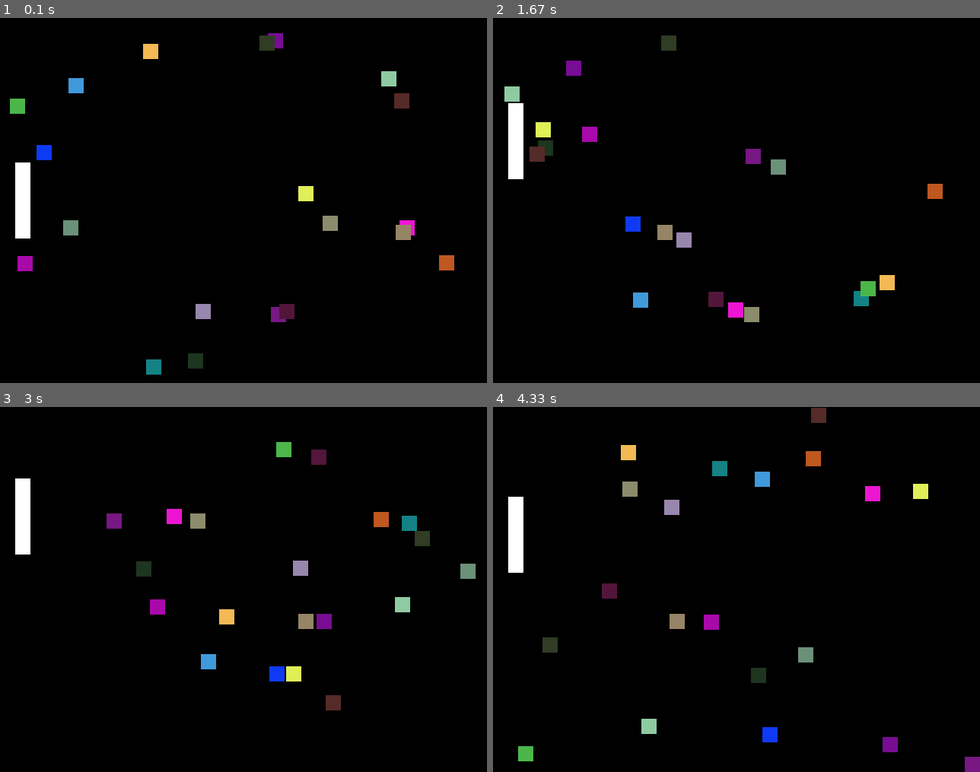
Above: before the commit, frames 1-4 (two rows, left to right).
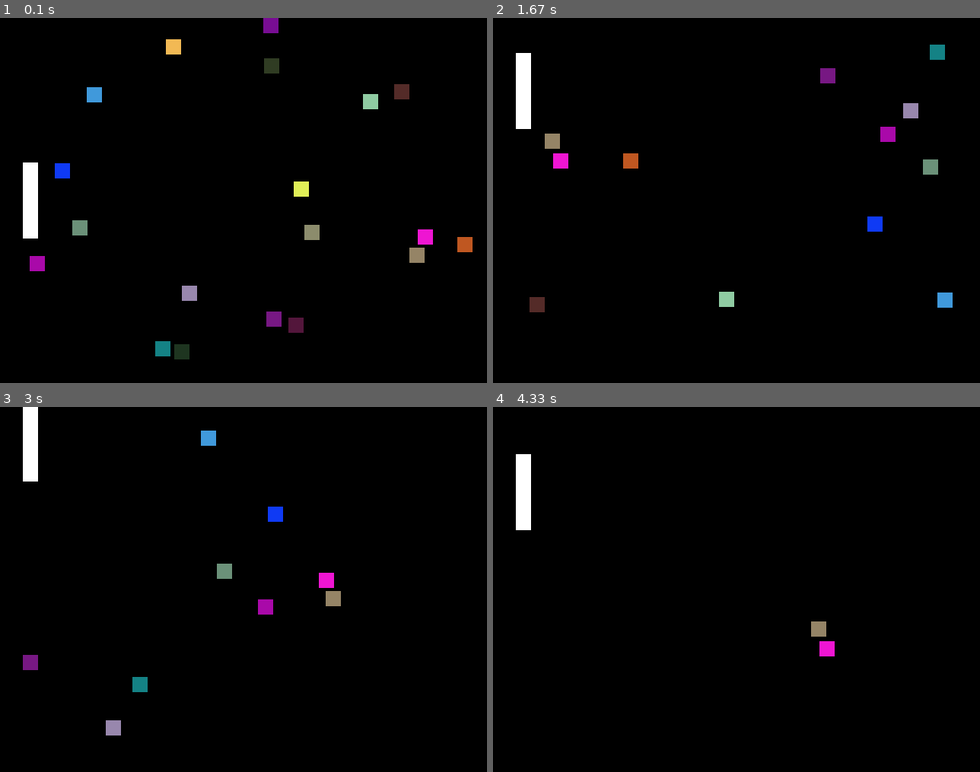
Above: after the commit, the same moments.

Repository: JackFurby/PingAI
Game: pygame game, started from simplepygame.py
Two runs of this game, one before a commit and one after it. Both use one fixed random seed, a clock stepped at 60 frames per second and the inputs below.
Inputs:
- Up to frame 1 (0.1 s): no input
- Up to frame 2 (1.67 s): hold Up 0.33-0.8 s; hold Down 0.83-1.13 s; hold Up 1.17-1.53 s; hold Down from 1.57 s (still down)
- Up to frame 3 (3 s): release Down at 1.93 s; hold Up 1.97-2.27 s; hold Down 2.3-2.6 s; hold Up from 2.63 s (still down)
- Up to frame 4 (4.33 s): release Up at 3 s; hold Down 3.03-3.4 s; hold Up 3.43-3.73 s; hold Down 3.77-4.07 s; hold Up from 4.1 s (still down)

The runs differ from the first frame. In frame 1, 5.0% of the frame differs, in the area x 2-98%, y 0-98%; in frame 2, 5.0%, in the area x 2-95%, y 4-84%; in frame 3, 5.0%; in frame 4, 3.9%.

Commit message:
gamification

Diff:
--- a/simplepygame.py
+++ b/simplepygame.py
@@ -16,20 +16,20 @@
 	ball = {
 		"x": random.randrange(0, WIDTH),
 		"y": random.randrange(0, HEIGHT),
-		"xvel": random.randrange(-10, 10),
-		"yvel": random.randrange(-10, 10),
+		"xvel": 10 * (random.randrange(0, 2)-0.5),
+		"yvel": 10 * (random.randrange(0, 2)-0.5),
 		"r": 10,
 		"color": (random.randrange(0, 0xFF), random.randrange(0, 0xFF), random.randrange(0, 0xFF))
 	}
 	balls.append(ball)
 
 bat = {
-	"x": 30,
+	"x": 40,
 	"y": HEIGHT/2,
 	"width": 10, # actually, half the width and height
 	"height": 50,
 	"color": white,
-	"speed": 3
+	"speed": 8
 }
 
 def update():
@@ -39,6 +39,7 @@
 	if keys[K_UP] and bat["y"] > bat["height"]:
 		bat["y"] -= bat["speed"]
 
+	deleted  = []
 	for ball in balls:
 		ball["x"] += ball["xvel"]
 		ball["y"] += ball["yvel"]
@@ -52,6 +53,12 @@
 			ball["xvel"] *= -1
 		if (ball["yvel"] > 0 and ball["y"] + ball["r"] > HEIGHT) or (ball["yvel"] < 0 and ball["y"] - ball["r"] < 0):
 			ball["yvel"] *= -1
+
+		if ball["x"] - ball["r"] < 0:
+			deleted.append(ball)
+
+	for ball in deleted:
+		balls.remove(ball)
 
 def render():
 	screen.fill((0, 0, 0)) # clear the screen with black
